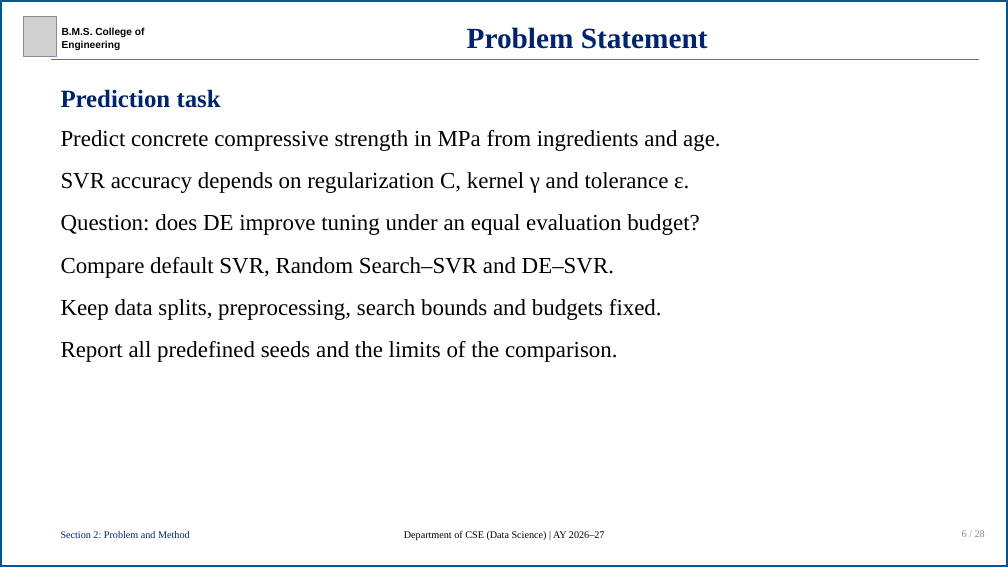
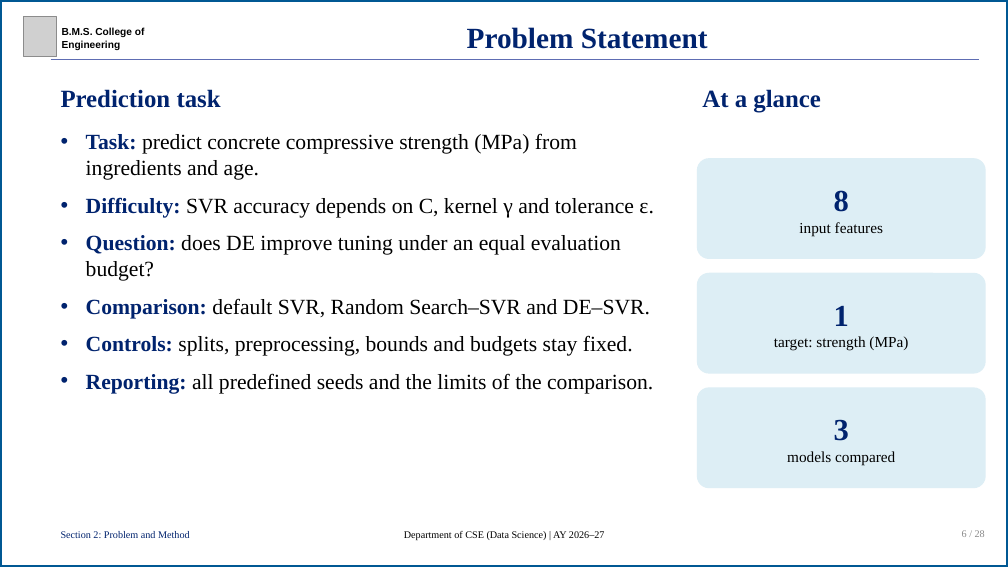
Before and after one commit to R-V-Abhishek/concrete-strength-de-svr, a slide deck: slide 6 of presentation/concrete-strength-de-svr-presentation.pptx. Drawn at 1008x567 pixels with LibreOffice and Linux fonts; fonts in the diff are those of the drawing; grey boxes stand for pictures. Boxes give left, top, right and bottom in pixels: in the first picture for what was removed or moved away, otherwise in the second. Text is boxed around its words. In the diff, an @@ line names an element or a change of style, - is before the commit and + after.

```diff
--- a/presentation/concrete-strength-de-svr-presentation.pptx
+++ b/presentation/concrete-strength-de-svr-presentation.pptx
@@ text added at bbox=[702, 89, 821, 112], 39 pt, text #00236E, bold @@
+At a glance
@@ text at bbox=[86, 133, 653, 218]: text changed; size 36 to 34 pt @@
-Predict concrete compressive strength in MPa from ingredients and age.
-SVR accuracy depends on regularization C, kernel γ and tolerance ε.
+• Task: predict concrete compressive strength (MPa) from ingredients and age.
+• Difficulty: SVR accuracy depends on C, kernel γ and tolerance ε.
@@ rounded rectangle added at bbox=[697, 158, 986, 259], fill #DDEEF5, 24 pt, text #000000 @@
+8
+input features
@@ text at bbox=[86, 235, 621, 281]: size 36 to 34 pt in "Question: does DE improve tuning under an ..."; text colour #000000 to #00236E, bold on in "Question:"; bullet none to •; less space between paragraphs @@
@@ text at bbox=[86, 298, 653, 394]: text changed; size 36 to 34 pt @@
-Compare default SVR, Random Search–SVR and DE–SVR.
-Keep data splits, preprocessing, search bounds and budgets fixed.
-Report all predefined seeds and the limits of the comparison.
+• Comparison: default SVR, Random Search–SVR and DE–SVR.
+• Controls: splits, preprocessing, bounds and budgets stay fixed.
+• Reporting: all predefined seeds and the limits of the comparison.
@@ rounded rectangle added at bbox=[697, 273, 986, 374], fill #DDEEF5, 24 pt, text #000000 @@
+1
+target: strength (MPa)
@@ rounded rectangle added at bbox=[697, 387, 986, 488], fill #DDEEF5, 24 pt, text #000000 @@
+3
+models compared
```
Also in this commit, not shown: 16 other slides changed, 7 other files.
